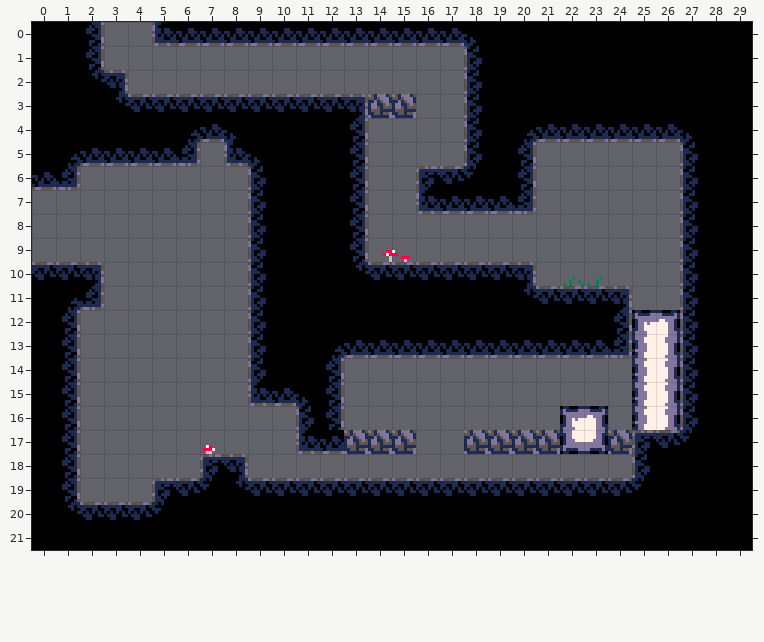
One commit to this Tiled map: assets/tiled/maps/b05.tmx. Above is the file before it was changed.
Cells are 8x8 px. Shown: x 0..29, y 0..21.
Now the later version:
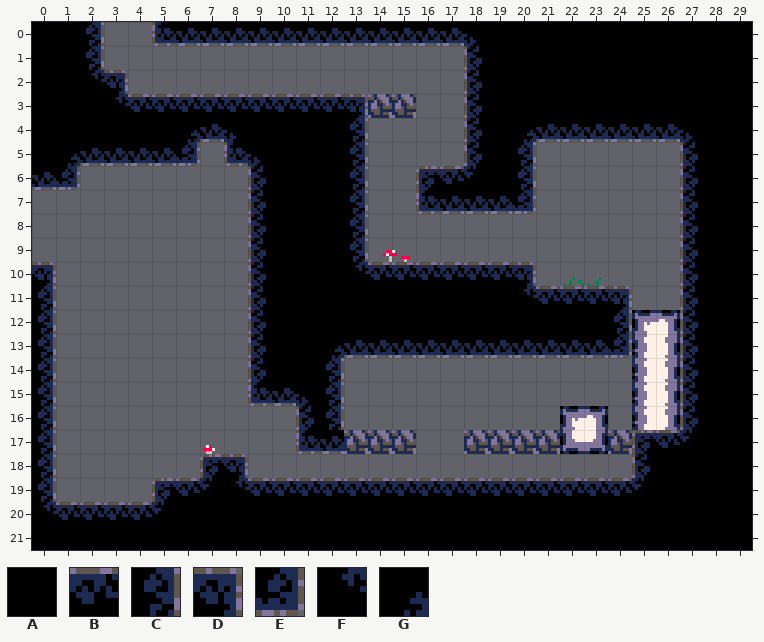
Key: from "tileset": A 0, B 1, C 1 turned 90, D 2, E 2 turned 90, F 3, G 3 turned 90.
_ is an empty cell.
The edit:
{"where": "layer \"Tiles\""}
{"y":10,"x":0,"old":"BBD","new":"D__"}
{"y":11,"x":0,"old":"AGE","new":"C__"}
{"y":12,"x":0,"old":"AC","new":"C_"}
{"y":13,"x":0,"old":"AC","new":"C_"}
{"y":14,"x":0,"old":"AC","new":"C_"}
{"y":15,"x":0,"old":"AC","new":"C_"}
{"y":16,"x":0,"old":"AC","new":"C_"}
{"y":17,"x":0,"old":"AC","new":"C_"}
{"y":18,"x":0,"old":"AC","new":"C_"}
{"y":19,"x":0,"old":"AC","new":"C_"}
{"y":20,"x":0,"old":"AF","new":"FB"}
{"label":"changed","picture_box":[32,262,104,520]}
